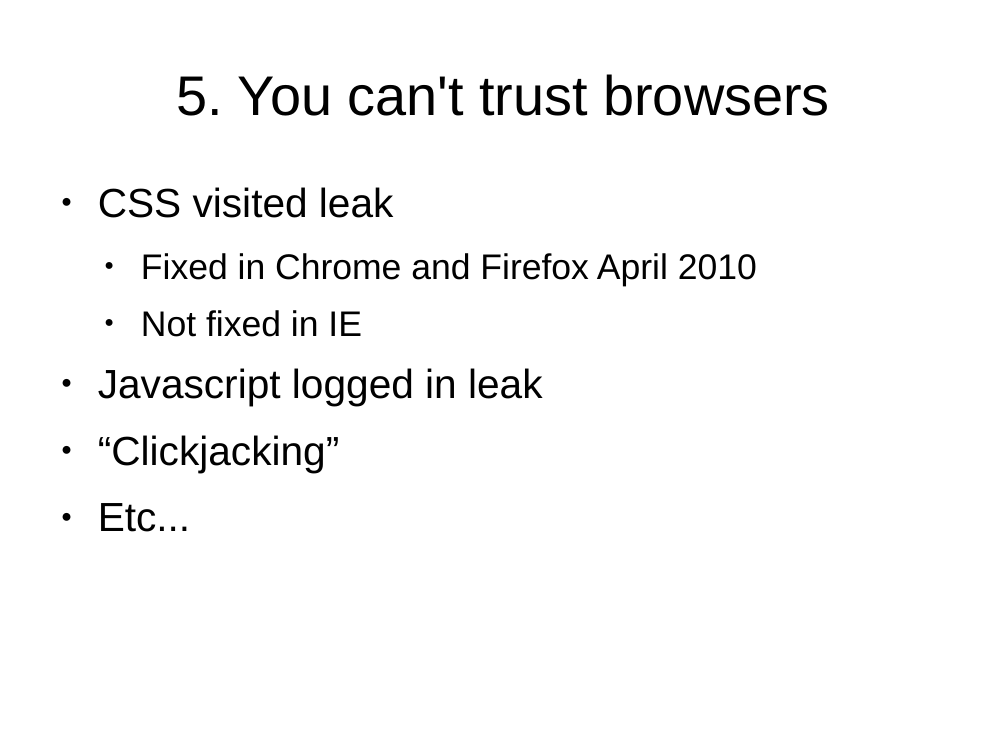
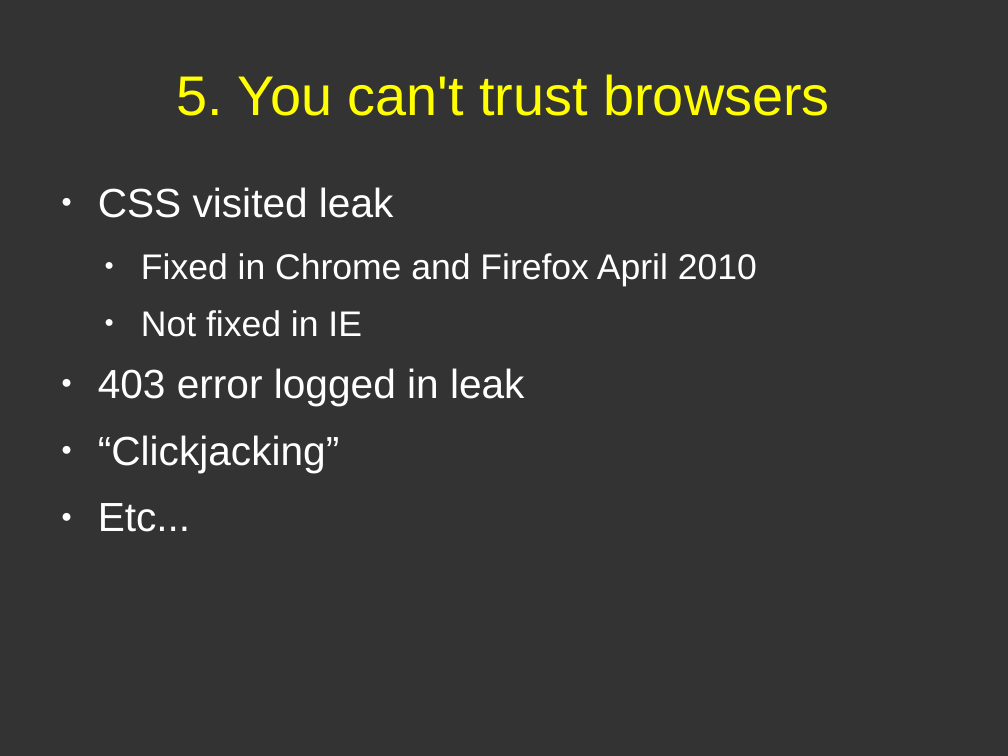
Before and after one commit to pdg137/securitypres, a slide deck: slide 8 of security.odp (slide 7 before the commit). Drawn at 1008x756 pixels with LibreOffice and Linux fonts; fonts in the diff are those of the drawing. Boxes give left, top, right and bottom in pixels: in the first picture for what was removed or moved away, otherwise in the second. Text is boxed around its words. In the diff, an @@ line names an element or a change of style, - is before the commit and + after.

Commit message:
final version of presentation

```diff
--- a/security.odp
+++ b/security.odp
@@ background #FFFFFF to #333333 @@
@@ title "5. You can't trust browsers" at (177,74,830,116): text colour #000000 to #FFFF00 @@
@@ text at (98,187,757,532): text colour #000000 to #FFFFFF in "CSS visited leak", "Fixed in Chrome and Firefox April 2010", "Not fixed in IE", "“Clickjacking”" and 1 more places; bullet colour #000000 to #FFFFFF @@
@@ text at (98,368,525,406): text changed; text colour #000000 to #FFFFFF @@
-● Javascript logged in leak
+● 403 error logged in leak
```
Also in this commit, not shown: 6 other slides changed, 2 slides added.
